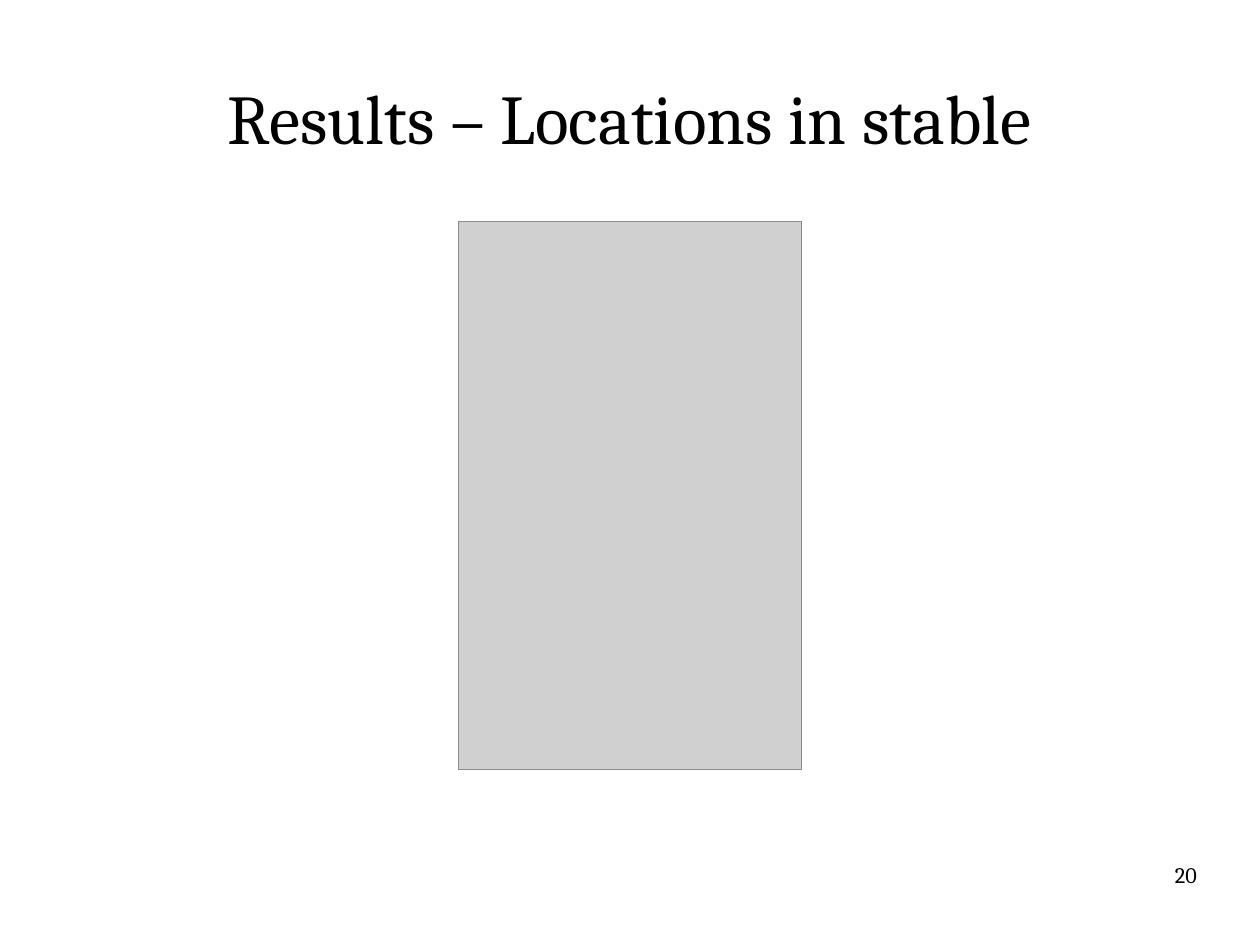
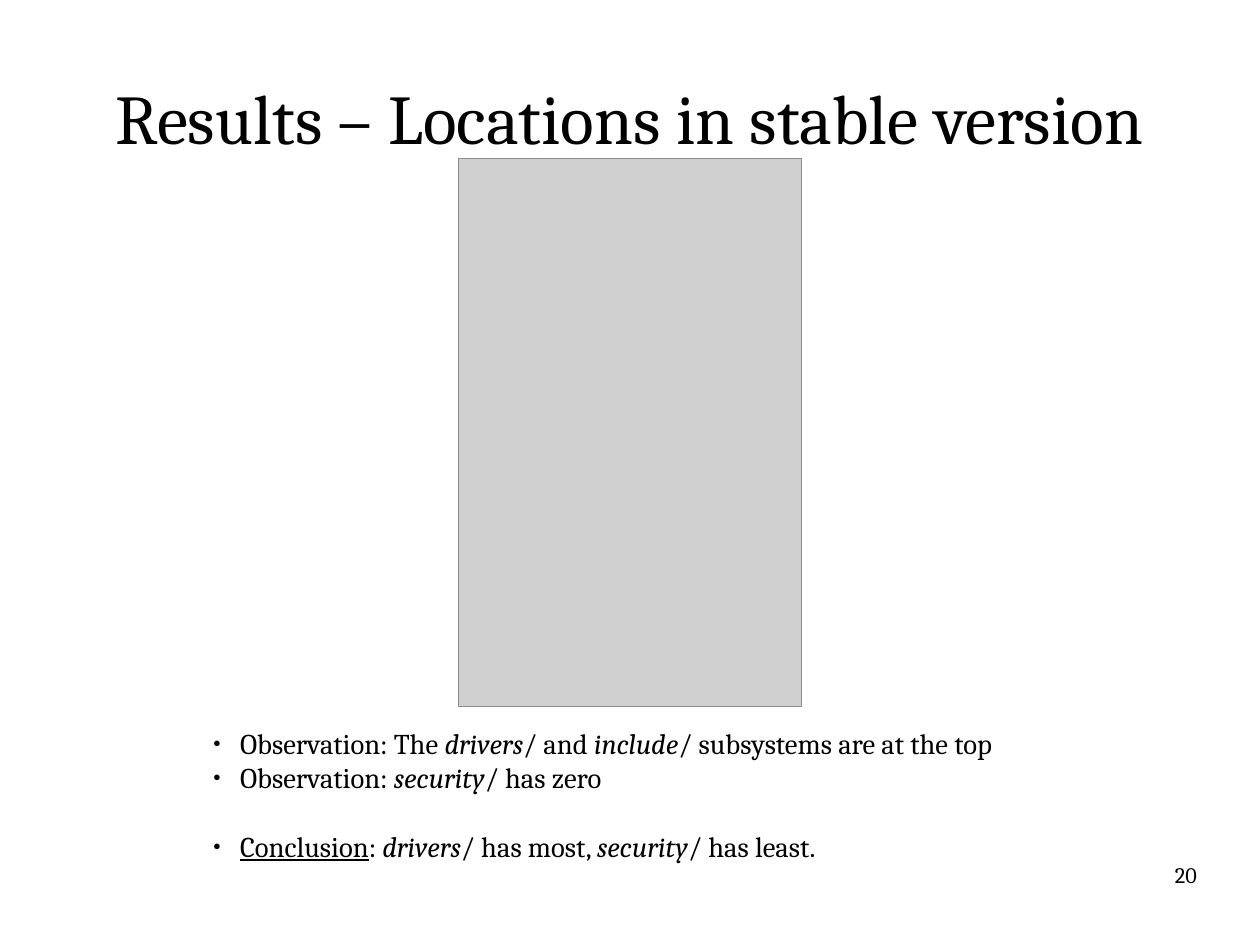
Before and after one commit to itu-square/quantify_linux_errors, a slide deck: slide 20 of notes/pres/pres.odp. Drawn at 1260x945 pixels with LibreOffice and Linux fonts; fonts in the diff are those of the drawing; grey boxes stand for pictures. Boxes give left, top, right and bottom in pixels: in the first picture for what was removed or moved away, otherwise in the second. Text is boxed around its words. In the diff, an @@ line names an element or a change of style, - is before the commit and + after.

```diff
--- a/notes/pres/pres.odp
+++ b/notes/pres/pres.odp
@@ title at box(116, 95, 1143, 159): text changed @@
-Results – Locations in stable
+Results – Locations in stable version
@@ picture: place and size @@
-picture at box(458, 221, 803, 768)
+picture at box(458, 158, 803, 705)
@@ text added at box(240, 734, 992, 863), 18 pt, text #000000 @@
+● Observation: The drivers/ and include/ subsystems are at the top
+● Observation: security/ has zero
+● Conclusion: drivers/ has most, security/ has least.
```
Also in this commit, not shown: 14 other slides changed, 3 slides added, 1 slide removed, 1 other file.
